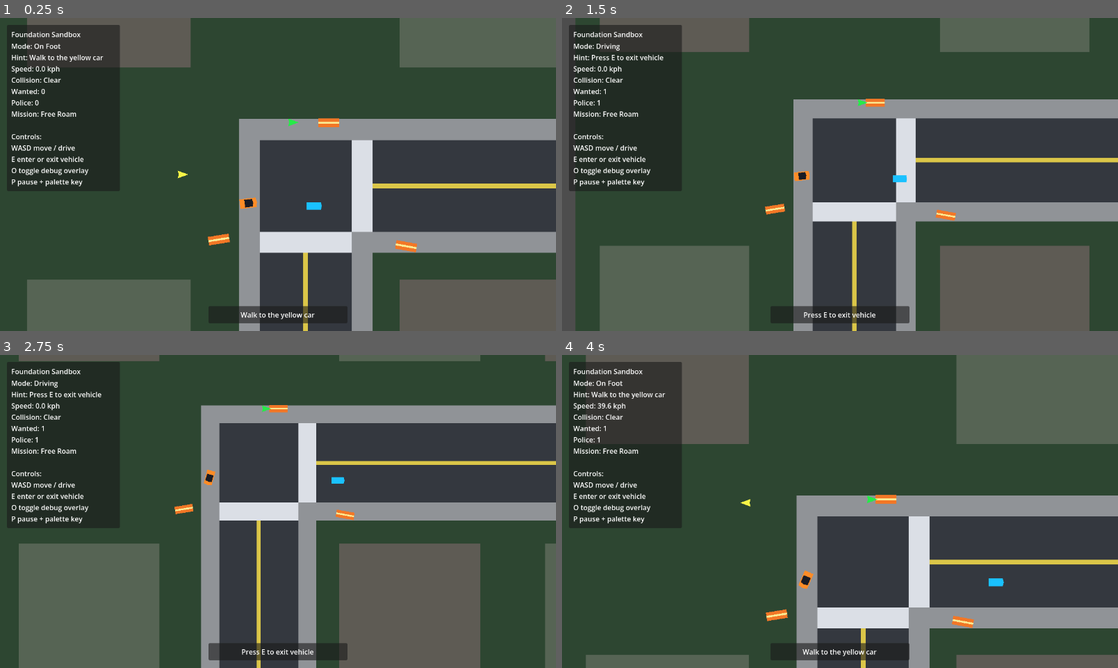
Above: before the commit, frames 1-4 (two rows, left to right).
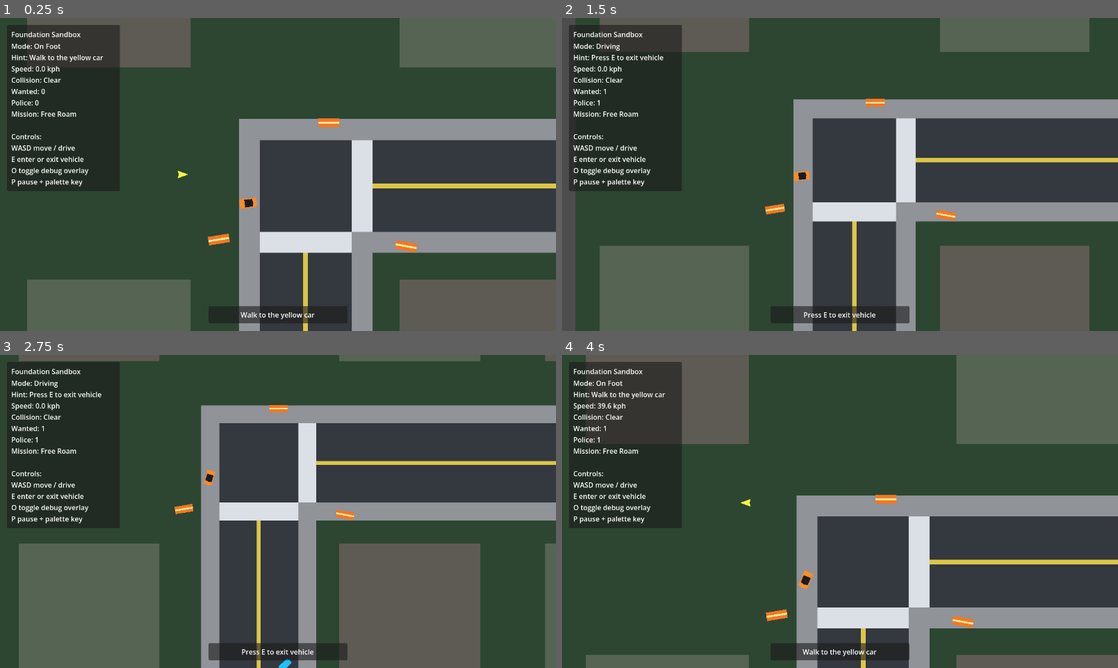
Above: after the commit, the same moments.

Repository: mjulstein/godot-gta
Game: Godot game, scene res://scenes/main/game.tscn
Two runs of this game, one before a commit and one after it. Both use one fixed random seed, a clock stepped at 60 frames per second and the inputs below.
Inputs:
- Up to frame 1 (0.25 s): no input
- Up to frame 2 (1.5 s): hold D (move_right) 0.53-1.28 s; hold E (interact) 0.53-1.28 s; hold S (brake) from 1.28 s (still down); tap E (interact) at 1.35 s
- Up to frame 3 (2.75 s): tap E (interact) at 2 s; release S (brake) at 2.03 s; hold D (move_right) from 2.03 s (still down); hold E (interact) from 2.03 s (still down)
- Up to frame 4 (4 s): release D (move_right) at 2.78 s; release E (interact) at 2.78 s; hold W (accelerate) 2.78-3.53 s; tap E (interact) at 2.85 s; hold A (move_left) from 3.53 s (still down); hold E (interact) from 3.53 s (still down)

The runs differ from the first frame. In frame 1, less than 0.1% of the frame differs, in the area x 51-58%, y 32-62%; in frame 2, less than 0.1%; in frame 3, 0.1%, in the area x 47-62%, y 16-100%; in frame 4, less than 0.1%.

Commit message:
Stabilize actor routing and handoff notes

Diff:
--- a/scripts/ai/civilian_ai.gd
+++ b/scripts/ai/civilian_ai.gd
@@ -16,11 +16,16 @@
 var world_path_points := PackedVector2Array()
 var path_target_index := 1
 var path_direction := 1
+var default_collision_layer := 0
+var default_collision_mask := 0
 
 @onready var body_polygon: Polygon2D = $Body
+@onready var collision_shape: CollisionShape2D = $CollisionShape2D
 
 func _ready() -> void:
 	anchor_position = global_position
+	default_collision_layer = collision_layer
+	default_collision_mask = collision_mask
 	movement_axis = movement_axis.normalized() if movement_axis != Vector2.ZERO else Vector2.RIGHT
 	add_to_group("civilian")
 	add_to_group("civilian_witness")
@@ -71,6 +76,10 @@
 func set_path_active(is_active: bool) -> void:
 	visible = is_active
 	set_physics_process(is_active)
+	collision_layer = default_collision_layer if is_active else 0
+	collision_mask = default_collision_mask if is_active else 0
+	if collision_shape != null:
+		collision_shape.disabled = not is_active
 	if not is_active:
 		velocity = Vector2.ZERO
 
@@ -92,8 +101,26 @@
 		to_target = target_position - global_position
 
 	velocity = to_target.normalized() * move_speed if to_target.length() > 0.0 else Vector2.ZERO
+	if actor_type == "traffic" and velocity != Vector2.ZERO and _has_pedestrian_ahead(velocity.normalized()):
+		velocity = Vector2.ZERO
 	if velocity != Vector2.ZERO:
 		rotation = velocity.angle()
+
+func _has_pedestrian_ahead(direction_vector: Vector2) -> bool:
+	for candidate in get_tree().get_nodes_in_group("civilian_pedestrian"):
+		if candidate == self or not (candidate is Node2D):
+			continue
+		var pedestrian := candidate as Node2D
+		var offset: Vector2 = pedestrian.global_position - global_position
+		if offset.length() > 36.0:
+			continue
+		var forward_distance := direction_vector.dot(offset)
+		if forward_distance <= 0.0:
+			continue
+		var lateral_distance := absf(direction_vector.orthogonal().dot(offset))
+		if lateral_distance <= 18.0:
+			return true
+	return false
 
 func _get_body_color() -> Color:
 	if harmed_flash_remaining > 0.0:
--- a/scripts/world/base_level.gd
+++ b/scripts/world/base_level.gd
@@ -67,7 +67,8 @@
 	var building_map := _parse_density_rows(building_rows)
 	var activity_map := _parse_density_rows(activity_rows)
 	var district_tiles: Array[Node2D] = []
-	var district_layers: Array[Node] = []
+	var building_layers: Array[Node] = []
+	var activity_layers: Array[Node] = []
 	for row_index in range(rows.size()):
 		var row: String = rows[row_index]
 		for column_index in range(row.length()):
@@ -86,13 +87,27 @@
 				district_tiles.append(tile)
 				var building_density := _density_at(building_map, row_index, column_index)
 				var activity_density := _density_at(activity_map, row_index, column_index)
-				var overlays := _build_overlays(rows, row_index, column_index, building_density, activity_density)
-				district_layers.append_array(overlays)
+				if building_density > 0:
+					var building_overlay := _build_overlay(building_overlay_scene, "Buildings", rows, row_index, column_index)
+					if building_overlay != null:
+						building_overlay.set("building_density", building_density)
+						building_layers.append(building_overlay)
+				if activity_density > 0:
+					var activity_overlay := _build_overlay(activity_overlay_scene, "Activity", rows, row_index, column_index)
+					if activity_overlay != null:
+						activity_overlay.set("activity_density", activity_density)
+						activity_layers.append(activity_overlay)
 
 	for tile in district_tiles:
 		if tile.has_method("refresh_tile_profile"):
 			tile.refresh_tile_profile()
-	for layer in district_layers:
+
+	for layer in activity_layers:
+		add_child(layer)
+		if layer.has_method("refresh_overlay"):
+			layer.refresh_overlay()
+	for layer in building_layers:
+		add_child(layer)
 		if layer.has_method("refresh_overlay"):
 			layer.refresh_overlay()
 
@@ -158,22 +173,11 @@
 	tile.set("west_span_tiles", _count_tiles(rows, row_index, column_index, 0, -1))
 	tile.set("east_span_tiles", _count_tiles(rows, row_index, column_index, 0, 1))
 
-func _build_overlays(rows: PackedStringArray, row_index: int, column_index: int, building_density: int, activity_density: int) -> Array[Node]:
-	var overlays: Array[Node] = []
-	if building_overlay_scene != null and building_density > 0:
-		var building_overlay := building_overlay_scene.instantiate()
-		building_overlay.position = Vector2(column_index * tile_size.x, row_index * tile_size.y)
-		building_overlay.name = "Tile_%d_%d_Buildings" % [column_index, row_index]
-		add_child(building_overlay)
-		_apply_district_properties(building_overlay, rows, row_index, column_index)
-		building_overlay.set("building_density", building_density)
-		overlays.append(building_overlay)
-	if activity_overlay_scene != null and activity_density > 0:
-		var activity_overlay := activity_overlay_scene.instantiate()
-		activity_overlay.position = Vector2(column_index * tile_size.x, row_index * tile_size.y)
-		activity_overlay.name = "Tile_%d_%d_Activity" % [column_index, row_index]
-		add_child(activity_overlay)
-		_apply_district_properties(activity_overlay, rows, row_index, column_index)
-		activity_overlay.set("activity_density", activity_density)
-		overlays.append(activity_overlay)
-	return overlays
+func _build_overlay(scene: PackedScene, suffix: String, rows: PackedStringArray, row_index: int, column_index: int) -> Node:
+	if scene == null:
+		return null
+	var overlay := scene.instantiate()
+	overlay.position = Vector2(column_index * tile_size.x, row_index * tile_size.y)
+	overlay.name = "Tile_%d_%d_%s" % [column_index, row_index, suffix]
+	_apply_district_properties(overlay, rows, row_index, column_index)
+	return overlay
--- a/scripts/world/district_activity_overlay.gd
+++ b/scripts/world/district_activity_overlay.gd
@@ -34,32 +34,16 @@
 		tile_world_size = value
 		_rebuild_if_ready()
 
-@export_range(0, 32, 1) var north_span_tiles := 0:
-	set(value):
-		north_span_tiles = value
-		_rebuild_if_ready()
-
-@export_range(0, 32, 1) var south_span_tiles := 0:
-	set(value):
-		south_span_tiles = value
-		_rebuild_if_ready()
-
-@export_range(0, 32, 1) var east_span_tiles := 0:
-	set(value):
-		east_span_tiles = value
-		_rebuild_if_ready()
-
-@export_range(0, 32, 1) var west_span_tiles := 0:
-	set(value):
-		west_span_tiles = value
-		_rebuild_if_ready()
-
-const HORIZONTAL_LANE_Y := 58.0
-const VERTICAL_LANE_X := 58.0
-const NORTH_SIDEWALK_Y := -118.0
-const SOUTH_SIDEWALK_Y := 118.0
-const WEST_SIDEWALK_X := -118.0
-const EAST_SIDEWALK_X := 118.0
+const ROAD_HALF_WIDTH := 96.0
+const LANE_OFFSET := 58.0
+const SIDEWALK_OFFSET := 118.0
+const CROSSWALK_OFFSET := 140.0
+const PROFILE_STRAIGHT_HORIZONTAL := "straight_horizontal"
+const PROFILE_STRAIGHT_VERTICAL := "straight_vertical"
+const PROFILE_DEAD_END_NORTH := "dead_end_north"
+const PROFILE_DEAD_END_SOUTH := "dead_end_south"
+const PROFILE_DEAD_END_EAST := "dead_end_east"
+const PROFILE_DEAD_END_WEST := "dead_end_west"
 
 func _ready() -> void:
 	_rebuild()
@@ -78,55 +62,127 @@
 	if activity_density <= 0:
 		return
 
-	var horizontal_open := open_east or open_west
-	var vertical_open := open_north or open_south
+	var pedestrian_routes := _build_pedestrian_routes()
+	var traffic_routes := _build_traffic_routes()
 
-	if activity_density >= 2:
-		if horizontal_open:
-			_add_pedestrian(Vector2(-42, NORTH_SIDEWALK_Y), _build_horizontal_path(NORTH_SIDEWALK_Y))
-		elif vertical_open:
-			_add_pedestrian(Vector2(WEST_SIDEWALK_X, -42), _build_vertical_path(WEST_SIDEWALK_X))
+	if activity_density >= 2 and pedestrian_routes.size() > 0:
+		_add_pedestrian(pedestrian_routes[0])
+	if activity_density >= 5 and pedestrian_routes.size() > 1:
+		_add_pedestrian(pedestrian_routes[1])
+	if activity_density >= 3 and traffic_routes.size() > 0:
+		_add_traffic(traffic_routes[0])
+	if activity_density >= 7 and traffic_routes.size() > 1:
+		_add_traffic(traffic_routes[1])
 
-	if activity_density >= 5:
-		if vertical_open:
-			_add_pedestrian(Vector2(EAST_SIDEWALK_X, 24), _build_vertical_path(EAST_SIDEWALK_X))
-		elif horizontal_open:
-			_add_pedestrian(Vector2(24, SOUTH_SIDEWALK_Y), _build_horizontal_path(SOUTH_SIDEWALK_Y))
-
-	if activity_density >= 3:
-		if horizontal_open:
-			_add_traffic(Vector2(0, HORIZONTAL_LANE_Y), _build_horizontal_path(HORIZONTAL_LANE_Y))
-		elif vertical_open:
-			_add_traffic(Vector2(VERTICAL_LANE_X, 0), _build_vertical_path(VERTICAL_LANE_X))
-
-func _add_pedestrian(local_position: Vector2, path: PackedVector2Array) -> void:
+func _add_pedestrian(path: PackedVector2Array) -> void:
+	if path.size() < 2:
+		return
 	var actor = CivilianScene.instantiate()
-	actor.position = local_position
+	actor.position = to_local(path[0])
 	add_child(actor)
 	if actor.has_method("set_world_path"):
 		actor.call("set_world_path", path)
 	if actor.has_method("set_path_active"):
-		actor.call("set_path_active", path.size() >= 2)
+		actor.call("set_path_active", true)
 
-func _add_traffic(local_position: Vector2, path: PackedVector2Array) -> void:
+func _add_traffic(path: PackedVector2Array) -> void:
+	if path.size() < 2:
+		return
 	var actor = TrafficScene.instantiate()
-	actor.position = local_position
+	actor.position = to_local(path[0])
 	add_child(actor)
 	if actor.has_method("set_world_path"):
 		actor.call("set_world_path", path)
 	if actor.has_method("set_path_active"):
-		actor.call("set_path_active", path.size() >= 2)
+		actor.call("set_path_active", true)
 
-func _build_horizontal_path(y_offset: float) -> PackedVector2Array:
+func _build_pedestrian_routes() -> Array[PackedVector2Array]:
+	var routes: Array[PackedVector2Array] = []
 	var half_width := tile_world_size.x * 0.5
-	return PackedVector2Array([
-		global_position + Vector2(-half_width - west_span_tiles * tile_world_size.x, y_offset),
-		global_position + Vector2(half_width + east_span_tiles * tile_world_size.x, y_offset),
-	])
+	var half_height := tile_world_size.y * 0.5
+	var profile := _get_tile_profile()
 
-func _build_vertical_path(x_offset: float) -> PackedVector2Array:
+	match profile:
+		PROFILE_STRAIGHT_HORIZONTAL:
+			routes.append(_to_world_path([Vector2(-half_width, -SIDEWALK_OFFSET), Vector2(half_width, -SIDEWALK_OFFSET)]))
+			routes.append(_to_world_path([Vector2(half_width, SIDEWALK_OFFSET), Vector2(-half_width, SIDEWALK_OFFSET)]))
+		PROFILE_STRAIGHT_VERTICAL:
+			routes.append(_to_world_path([Vector2(-SIDEWALK_OFFSET, -half_height), Vector2(-SIDEWALK_OFFSET, half_height)]))
+			routes.append(_to_world_path([Vector2(SIDEWALK_OFFSET, half_height), Vector2(SIDEWALK_OFFSET, -half_height)]))
+		PROFILE_DEAD_END_NORTH, PROFILE_DEAD_END_SOUTH, PROFILE_DEAD_END_EAST, PROFILE_DEAD_END_WEST:
+			routes.append(_to_world_path([Vector2(-SIDEWALK_OFFSET, -half_height), Vector2(-SIDEWALK_OFFSET, half_height)]))
+			routes.append(_to_world_path([Vector2(SIDEWALK_OFFSET, half_height), Vector2(SIDEWALK_OFFSET, -half_height)]))
+		_:
+			if open_north and open_east and not open_south and not open_west:
+				routes.append(_to_world_path([Vector2(SIDEWALK_OFFSET, -half_height), Vector2(SIDEWALK_OFFSET, -SIDEWALK_OFFSET), Vector2(half_width, -SIDEWALK_OFFSET)]))
+			elif open_north and open_west and not open_south and not open_east:
+				routes.append(_to_world_path([Vector2(-SIDEWALK_OFFSET, -half_height), Vector2(-SIDEWALK_OFFSET, -SIDEWALK_OFFSET), Vector2(-half_width, -SIDEWALK_OFFSET)]))
+			elif open_south and open_east and not open_north and not open_west:
+				routes.append(_to_world_path([Vector2(SIDEWALK_OFFSET, half_height), Vector2(SIDEWALK_OFFSET, SIDEWALK_OFFSET), Vector2(half_width, SIDEWALK_OFFSET)]))
+			elif open_south and open_west and not open_north and not open_east:
+				routes.append(_to_world_path([Vector2(-SIDEWALK_OFFSET, half_height), Vector2(-SIDEWALK_OFFSET, SIDEWALK_OFFSET), Vector2(-half_width, SIDEWALK_OFFSET)]))
+			else:
+				routes.append(_to_world_path([Vector2(-CROSSWALK_OFFSET, 0), Vector2(CROSSWALK_OFFSET, 0)]))
+				routes.append(_to_world_path([Vector2(0, -CROSSWALK_OFFSET), Vector2(0, CROSSWALK_OFFSET)]))
+
+	return routes
+
+func _build_traffic_routes() -> Array[PackedVector2Array]:
+	var routes: Array[PackedVector2Array] = []
+	var half_width := tile_world_size.x * 0.5
 	var half_height := tile_world_size.y * 0.5
-	return PackedVector2Array([
-		global_position + Vector2(x_offset, -half_height - north_span_tiles * tile_world_size.y),
-		global_position + Vector2(x_offset, half_height + south_span_tiles * tile_world_size.y),
-	])
+	var profile := _get_tile_profile()
+
+	match profile:
+		PROFILE_STRAIGHT_HORIZONTAL:
+			routes.append(_to_world_path([Vector2(-half_width, LANE_OFFSET), Vector2(half_width, LANE_OFFSET)]))
+			routes.append(_to_world_path([Vector2(half_width, -LANE_OFFSET), Vector2(-half_width, -LANE_OFFSET)]))
+		PROFILE_STRAIGHT_VERTICAL:
+			routes.append(_to_world_path([Vector2(LANE_OFFSET, -half_height), Vector2(LANE_OFFSET, half_height)]))
+			routes.append(_to_world_path([Vector2(-LANE_OFFSET, half_height), Vector2(-LANE_OFFSET, -half_height)]))
+		PROFILE_DEAD_END_NORTH:
+			routes.append(_to_world_path([Vector2(LANE_OFFSET, -half_height), Vector2(LANE_OFFSET, 0)]))
+		PROFILE_DEAD_END_SOUTH:
+			routes.append(_to_world_path([Vector2(-LANE_OFFSET, half_height), Vector2(-LANE_OFFSET, 0)]))
+		PROFILE_DEAD_END_EAST:
+			routes.append(_to_world_path([Vector2(half_width, -LANE_OFFSET), Vector2(0, -LANE_OFFSET)]))
+		PROFILE_DEAD_END_WEST:
+			routes.append(_to_world_path([Vector2(-half_width, LANE_OFFSET), Vector2(0, LANE_OFFSET)]))
+		_:
+			if open_north and open_east and not open_south and not open_west:
+				routes.append(_to_world_path([Vector2(LANE_OFFSET, -half_height), Vector2(LANE_OFFSET, -LANE_OFFSET), Vector2(half_width, -LANE_OFFSET)]))
+			elif open_north and open_west and not open_south and not open_east:
+				routes.append(_to_world_path([Vector2(-LANE_OFFSET, -half_height), Vector2(-LANE_OFFSET, LANE_OFFSET), Vector2(-half_width, LANE_OFFSET)]))
+			elif open_south and open_east and not open_north and not open_west:
+				routes.append(_to_world_path([Vector2(-LANE_OFFSET, half_height), Vector2(-LANE_OFFSET, -LANE_OFFSET), Vector2(half_width, -LANE_OFFSET)]))
+			elif open_south and open_west and not open_north and not open_east:
+				routes.append(_to_world_path([Vector2(LANE_OFFSET, half_height), Vector2(LANE_OFFSET, LANE_OFFSET), Vector2(-half_width, LANE_OFFSET)]))
+			else:
+				if open_east or open_west:
+					routes.append(_to_world_path([Vector2(-half_width, LANE_OFFSET), Vector2(half_width, LANE_OFFSET)]))
+				if open_north or open_south:
+					routes.append(_to_world_path([Vector2(-LANE_OFFSET, half_height), Vector2(-LANE_OFFSET, -half_height)]))
+
+	return routes
+
+func _to_world_path(local_points: Array[Vector2]) -> PackedVector2Array:
+	var path := PackedVector2Array()
+	for point in local_points:
+		path.append(global_position + point)
+	return path
+
+func _get_tile_profile() -> String:
+	var open_count := int(open_north) + int(open_south) + int(open_east) + int(open_west)
+	if open_count == 1:
+		if open_north:
+			return PROFILE_DEAD_END_NORTH
+		if open_south:
+			return PROFILE_DEAD_END_SOUTH
+		if open_east:
+			return PROFILE_DEAD_END_EAST
+		return PROFILE_DEAD_END_WEST
+	if open_north and open_south and not open_east and not open_west:
+		return PROFILE_STRAIGHT_VERTICAL
+	if open_east and open_west and not open_north and not open_south:
+		return PROFILE_STRAIGHT_HORIZONTAL
+	return "default"
Not shown, changed: specs/001-foundation-sandbox/next-steps.md
